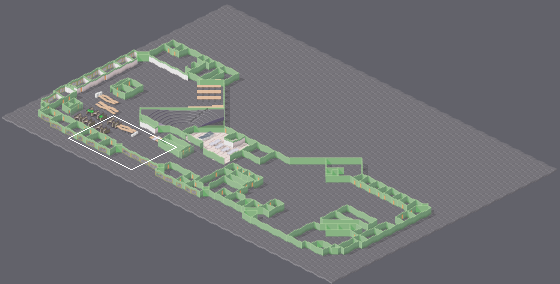
Tiled map: map.tmx. Above, an overview of the earlier version with the close-up marked.
Close-up. Before:
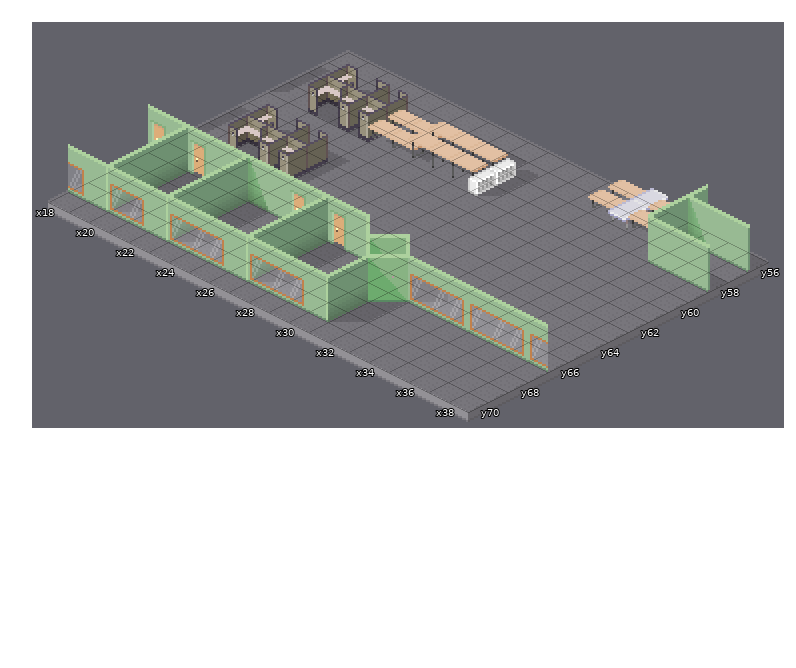
Cells are 20x10 px. Isometric: x runs down to the right, y down to the left. Shown: x 18..38, y 56..70. The commit also changed other parts of the map, which this record leaves out. Tiles whose own drawing changed are shown in their newer look in all pictures.
After the commit:
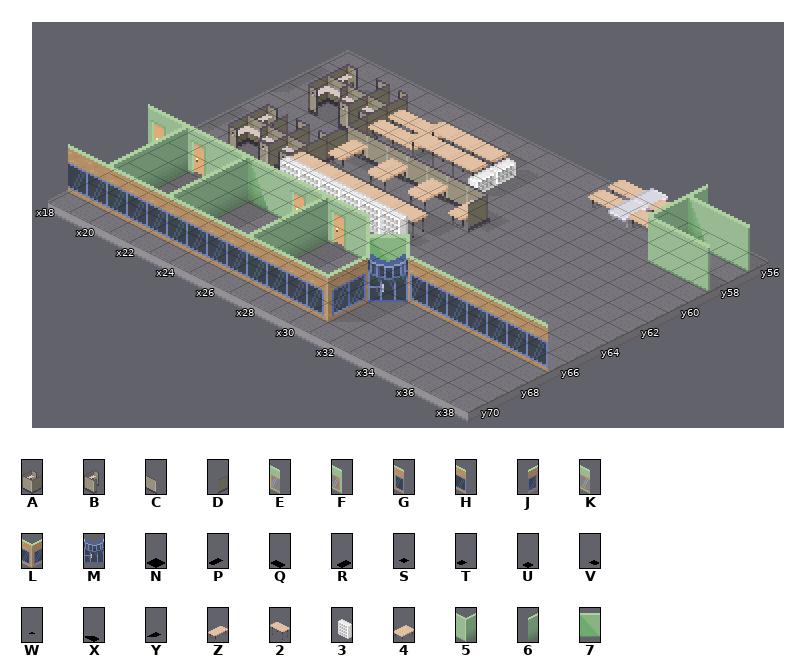
Key: from "cubicle": A 14, B 16; from "dividers": C 2, D 3; from "doors": E 9, F 10, G 18, H 19, J 22, K 24, L 25, M 26; from "shadow": N 1, P 14, Q 15, R 16, S 18, T 19, U 20, V 21, W 22, X 27, Y 31; from "table": Z 1, 2 5, 3 12, 4 27; from "wall": 5 1, 6 2, 7 10.
_ is an empty cell.
From the commit log: Adding skinny tables, outer walls/windows
Edits made:
layer "Shadow" opacity 15% -> 10%
Layer "Shadow":
Tile N now appears in row 62 at x 24 to 28.
Tile P now appears in row 62 at x 29.
Tile Q now appears in row 63 at x 24 to 28.
The author changed tile P to tile R in row 62 at x 23.
Tile S now appears in row 61 at x 24 and 30.
Tile T now appears in row 60 at x 24; in row 63 at x 29.
Tile U now appears in row 60 at x 23 and 29.
The author changed tile T to tile V in row 61 at x 23.
Tile V now appears in row 61 at x 29.
Tile W now appears in row 64 at x 24 to 29.
The author changed tile Y to tile X in row 63 at x 23.
Layer "Walls (under)":
Tile D now appears in row 61 at x 22.
Layer "Walls":
Tile 2 now appears in row 63 at x 23 to 28.
Tile 3 now appears in row 64 at x 23 to 28.
Tile 4 now appears in row 61 at x 25 and 27.
The author changed tile 5 to tile 6 in row 69 at x 19, 22 and 26.
The author changed tile B to tile A in row 62 at x 20.
Tile C now appears in row 60 at x 23 to 29.
Tile D now appears in row 60 at x 22.
Tile Z now appears in row 61 at x 23 and 29.
Tile 5 is removed in row 69 at x 30.
Tile 6 is removed in row 68 at x 30.
Tile 7 is removed in row 67 at x 31.
Tile E is removed in row 66 at x 32, 35 and 38; in row 69 at x 20, 23 and 27.
Tile F is removed in row 66 at x 34 and 37; in row 69 at x 18, 21, 25 and 29.
Tile K is removed in row 66 at x 33 and 36; in row 69 at x 24 and 28.
Layer "Wall (over)":
Tile D now appears in row 61 at x 29.
Tile G now appears in row 66 at x 32.
Tile H now appears in row 66 at x 33 to 38; in row 69 at x 18 to 29.
Tile J now appears in row 68 at x 30.
Tile L now appears in row 69 at x 30.
Tile M now appears in row 67 at x 31.
